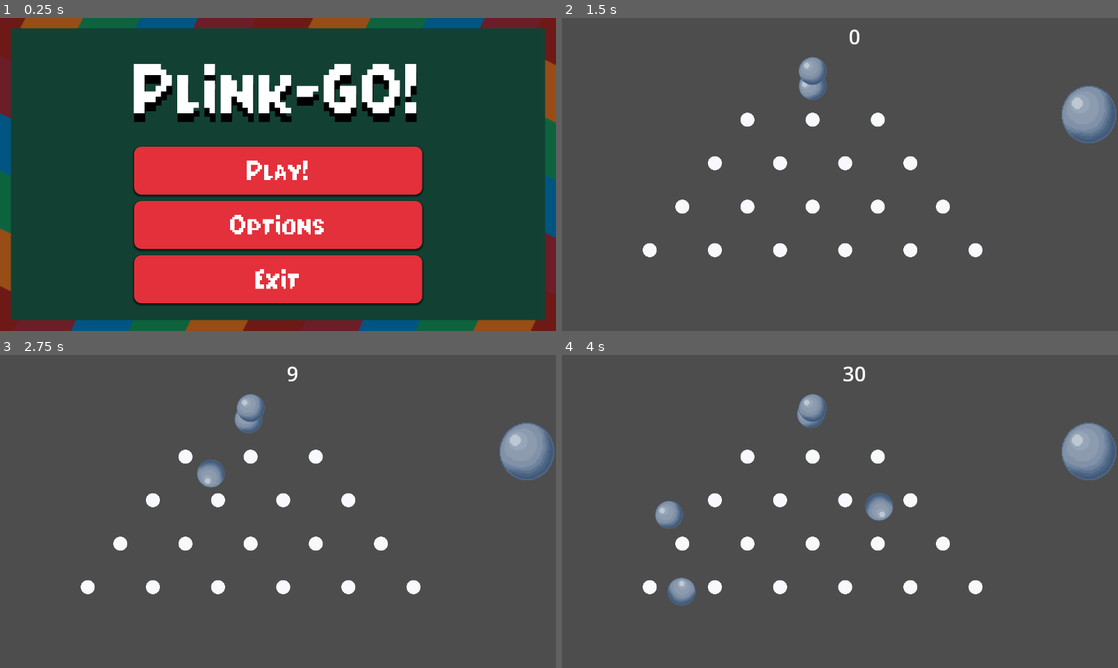
Above: before the commit, frames 1-4 (two rows, left to right).
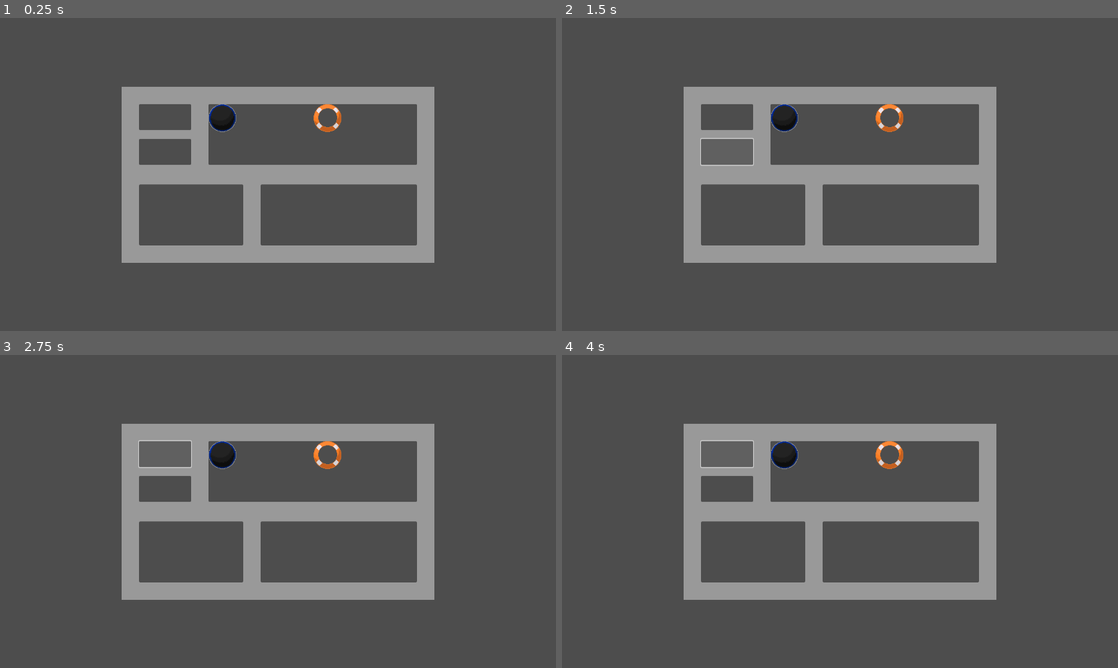
Above: after the commit, the same moments.

Repository: FiCeHo/Plink-go
Game: Godot game, scene res://shop/shop_screen.tscn
Two runs of this game, one before a commit and one after it. Both use one fixed random seed, a clock stepped at 60 frames per second and the inputs below. Before the commit the project starts from res://main_menu.tscn.
Inputs (mouse positions are in pixels of both pictures, inside the frame that each line leads up to; where the layout moved, square brackets give the same spot in the first picture):
- Up to frame 1 (0.25 s): no input
- Up to frame 2 (1.5 s): click (728, 118) [840, 171] at 0.5 s; click (728, 152) at 1.27 s
- Up to frame 3 (2.75 s): click (166, 455) at 2.02 s
- Up to frame 4 (4 s): click (728, 489) at 2.77 s; click (728, 455) at 3.52 s

The runs differ from the first frame. In frame 1, 100% of the frame differs, in the area x 0-100%, y 0-100%; in frame 2, 17%; in frame 3, 17%; in frame 4, 18%.

Commit message:
got dem perks on the shop

Diff:
--- a/plink-go!/perk_card.tscn
+++ /dev/null
@@ -1,19 +0,0 @@
-[gd_scene load_steps=2 format=3 uid="uid://cb6osd8rkjb4x"]
-
-[ext_resource type="Script" uid="uid://cru5k6t16b2oq" path="res://perks/perk_card.gd" id="1_wkbht"]
-
-[node name="PerkCard" type="Control"]
-layout_mode = 3
-anchors_preset = 15
-anchor_right = 1.0
-anchor_bottom = 1.0
-offset_right = -1248.0
-offset_bottom = -688.0
-grow_horizontal = 2
-grow_vertical = 2
-script = ExtResource("1_wkbht")
-
-[node name="TextureRect" type="TextureRect" parent="."]
-layout_mode = 0
-offset_right = 64.0
-offset_bottom = 64.0
--- /dev/null
+++ b/plink-go!/perks/items/bounce_em.tres
@@ -0,0 +1,13 @@
+[gd_resource type="Resource" script_class="PerkData" load_steps=3 format=3 uid="uid://bbpkd3onmhmi8"]
+
+[ext_resource type="Texture2D" uid="uid://bmi23ewpynatq" path="res://assets/icons/BounceEmPerk.png" id="1_mrgam"]
+[ext_resource type="Script" uid="uid://7uoio7x1ilb0" path="res://perks/perk_data.gd" id="2_w3axa"]
+
+[resource]
+script = ExtResource("2_w3axa")
+id = "bounce_em"
+name = "Bounce'Em"
+description = "It probably does something"
+icon = ExtResource("1_mrgam")
+price = 5
+rarity = "common"
--- /dev/null
+++ b/plink-go!/perks/items/life_buoy.tres
@@ -0,0 +1,13 @@
+[gd_resource type="Resource" script_class="PerkData" load_steps=3 format=3 uid="uid://ddu7vi2xve8pw"]
+
+[ext_resource type="Texture2D" uid="uid://bvsoyrn3cgubw" path="res://assets/icons/LifeBuoyPerk.png" id="1_ainq1"]
+[ext_resource type="Script" uid="uid://7uoio7x1ilb0" path="res://perks/perk_data.gd" id="2_1h1k3"]
+
+[resource]
+script = ExtResource("2_1h1k3")
+id = "life_buoy"
+name = "Life Buoy"
+description = "It should do something"
+icon = ExtResource("1_ainq1")
+price = 5
+rarity = "common"
--- a/plink-go!/perks/perk_card.gd
+++ b/plink-go!/perks/perk_card.gd
@@ -1,16 +1,21 @@
 extends Control
-signal selected(perk_data: PerkData, sender_node: Control)
+signal selected(perk_data: PerkData)
 
 @export var perk_data: PerkData
 
 func _ready():
+	var box = StyleBoxFlat.new()
+	box.bg_color = Color(1, 1, 0, 0.3)
+	add_theme_stylebox_override("panel", box)
+
 	if perk_data:
-		update_display()
-	connect("gui_input", _on_gui_input)
+		$TextureRect.texture = perk_data.icon
+	else:
+		print("No perk_data!")
 
 func update_display():
 	$TextureRect.texture = perk_data.icon
 
 func _on_gui_input(event):
 	if event is InputEventMouseButton and event.pressed:
-		emit_signal("selected", perk_data, self)
+		emit_signal("selected", perk_data)
--- /dev/null
+++ b/plink-go!/perks/perk_card.tscn
@@ -0,0 +1,29 @@
+[gd_scene load_steps=2 format=3 uid="uid://cb6osd8rkjb4x"]
+
+[ext_resource type="Script" uid="uid://cru5k6t16b2oq" path="res://perks/perk_card.gd" id="1_5j4uk"]
+
+[node name="PerkCard" type="Control"]
+z_index = 10
+custom_minimum_size = Vector2(64, 64)
+layout_mode = 3
+anchors_preset = 8
+anchor_left = 0.5
+anchor_top = 0.5
+anchor_right = 0.5
+anchor_bottom = 0.5
+offset_left = -32.0
+offset_top = -32.0
+offset_right = 32.0
+offset_bottom = 32.0
+grow_horizontal = 2
+grow_vertical = 2
+size_flags_horizontal = 3
+script = ExtResource("1_5j4uk")
+
+[node name="TextureRect" type="TextureRect" parent="."]
+custom_minimum_size = Vector2(64, 64)
+layout_mode = 2
+offset_right = 40.0
+offset_bottom = 40.0
+size_flags_vertical = 3
+expand_mode = 1
--- a/plink-go!/project.godot
+++ b/plink-go!/project.godot
@@ -11,7 +11,7 @@
 [application]
 
 config/name="Plink-go!"
-run/main_scene="uid://csy071n5ov8lc"
+run/main_scene="uid://n6g0wutn7lld"
 config/features=PackedStringArray("4.4", "Mobile")
 config/icon="res://icon.svg"
 
--- a/plink-go!/shop/shop_screen.gd
+++ b/plink-go!/shop/shop_screen.gd
@@ -1,22 +1,27 @@
 extends Control
 
 const ItemUtils = preload("res://utils/item_utils.gd")
+const ShowItem = preload("res://utils/show_item.gd")
 
-@onready var perk_list = $PerkList
-@onready var details_panel = $DetailsPopup
-@onready var name_label = $DetailsPopup/NameLabel
-@onready var desc_label = $DetailsPopup/DescriptionLabel
+@onready var perk_list_display = get_node("ShopPanel/PerkPanel/MarginContainer/PerkShop")
+@onready var details_panel = get_node("ShopPanel/PerkPanel/PerkDetail")
+@onready var name_label = get_node("ShopPanel/PerkPanel/PerkDetail/NameLabel")
+@onready var desc_label = get_node("ShopPanel/PerkPanel/PerkDetail/DescriptionLabel")
 
 func _ready():
 	var all_perks = ItemUtils.get_all_perks()
 	var perk_data_list = ItemUtils.pick_weighted_items(
 		all_perks,
-		3,
+		2,
 		func(perk): return perk.rarity
 	)
 
 	for perk_data in perk_data_list:
-		## wait bro
+		print(perk_data.icon)
+		var item = ShowItem.spawn(perk_data, "perk")
+		item.selected.connect(_on_perk_selected)
+		perk_list_display.add_child(item)
+	print_tree_pretty()
 
 func _on_perk_selected(perk: PerkData, card_node: Control):
 	# Update the details content
--- a/plink-go!/shop/shop_screen.tscn
+++ b/plink-go!/shop/shop_screen.tscn
@@ -18,6 +18,7 @@
 script = ExtResource("1_6fma4")
 
 [node name="ShopPanel" type="Panel" parent="."]
+custom_minimum_size = Vector2(720, 405)
 layout_mode = 1
 anchors_preset = 8
 anchor_left = 0.5
@@ -44,15 +45,34 @@
 grow_horizontal = 0
 
 [node name="MarginContainer" type="MarginContainer" parent="ShopPanel/PerkPanel"]
+layout_mode = 1
+anchors_preset = 15
+anchor_right = 1.0
+anchor_bottom = 1.0
+grow_horizontal = 2
+grow_vertical = 2
+
+[node name="PerkShop" type="HBoxContainer" parent="ShopPanel/PerkPanel/MarginContainer"]
+z_index = 1
+custom_minimum_size = Vector2(480, 140)
+layout_mode = 2
+alignment = 1
+
+[node name="PerkDetail" type="Panel" parent="ShopPanel/PerkPanel"]
 visible = false
-layout_mode = 2
-offset_left = -176.0
-offset_top = -17.0
-offset_right = -136.0
+layout_mode = 0
+offset_right = 40.0
+offset_bottom = 40.0
+
+[node name="NameLabel" type="Label" parent="ShopPanel/PerkPanel/PerkDetail"]
+layout_mode = 0
+offset_right = 40.0
 offset_bottom = 23.0
 
-[node name="PerkShop" type="HBoxContainer" parent="ShopPanel/PerkPanel/MarginContainer"]
-layout_mode = 2
+[node name="DescriptionLabel" type="RichTextLabel" parent="ShopPanel/PerkPanel/PerkDetail"]
+layout_mode = 0
+offset_right = 40.0
+offset_bottom = 40.0
 
 [node name="BallPanel" type="Panel" parent="ShopPanel"]
 layout_mode = 1
@@ -69,7 +89,6 @@
 grow_vertical = 0
 
 [node name="MarginContainer" type="MarginContainer" parent="ShopPanel/BallPanel"]
-visible = false
 layout_mode = 2
 offset_left = -176.0
 offset_top = -17.0
@@ -91,7 +110,6 @@
 grow_vertical = 0
 
 [node name="MarginContainer" type="MarginContainer" parent="ShopPanel/ModifierPanel"]
-visible = false
 layout_mode = 1
 anchors_preset = 15
 anchor_right = 1.0
--- a/plink-go!/utils/item_utils.gd
+++ b/plink-go!/utils/item_utils.gd
@@ -30,15 +30,15 @@
 
 # 🟠 Load all perks
 static func get_all_perks() -> Array:
-	return load_items_from_folder("res://perks")
+	return load_items_from_folder("res://perks/items")
 
 # 🔵 Load all balls
 static func get_all_balls() -> Array:
-	return load_items_from_folder("res://balls")
+	return load_items_from_folder("res://balls/items")
 
 # 🟡 Load all modifiers
 static func get_all_modifiers() -> Array:
-	return load_items_from_folder("res://modifiers")
+	return load_items_from_folder("res://modifiers/items")
 
 
 ## 🎲 Pick N weighted items from a pool based on rarity
--- a/plink-go!/utils/show_item.gd
+++ b/plink-go!/utils/show_item.gd
@@ -6,30 +6,22 @@
 
 	match item_type:
 		"perk":
-			base_path = "res://scenes/perks/item/"
+			base_path = "res://perks/"
 		"ball":
-			base_path = "res://scenes/balls/item/"
+			base_path = "res://balls/"
 		"modifier":
-			base_path = "res://scenes/modifiers/items/"
+			base_path = "res://modifiers/"
 		_:
 			push_error("Unknown item type: %s" % item_type)
 			return null
 
-	var scene_path = base_path + item_data.id + ".tscn"
+	var scene_path = base_path + item_type + "_card.tscn"
 
 	if ResourceLoader.exists(scene_path):
 		var scene = load(scene_path)
 		if scene is PackedScene:
 			var item = scene.instantiate()
-
-			# Assign item data to a generic or type-specific variable
-			if item.has_variable("item_data"):
-				item.item_data = item_data
-			elif item.has_variable(item_type + "_data"):
-				item.set(item_type + "_data", item_data)
-			else:
-				push_warning("Item scene has no recognized data variable!")
-
+			item.set(item_type + "_data", item_data)
 			return item
 		else:
 			push_error("Scene is not a PackedScene: %s" % scene_path)
Binary file added: plink-go!/assets/icons/BounceEmPerk.png
Not shown, added: plink-go!/assets/icons/BounceEmPerk.png.import
Binary file added: plink-go!/assets/icons/LifeBuoyPerk.png
Not shown, added: plink-go!/assets/icons/LifeBuoyPerk.png.import
Not shown: 1 places in plink-go!/shop/shop_screen.tscn that only renumber resources
